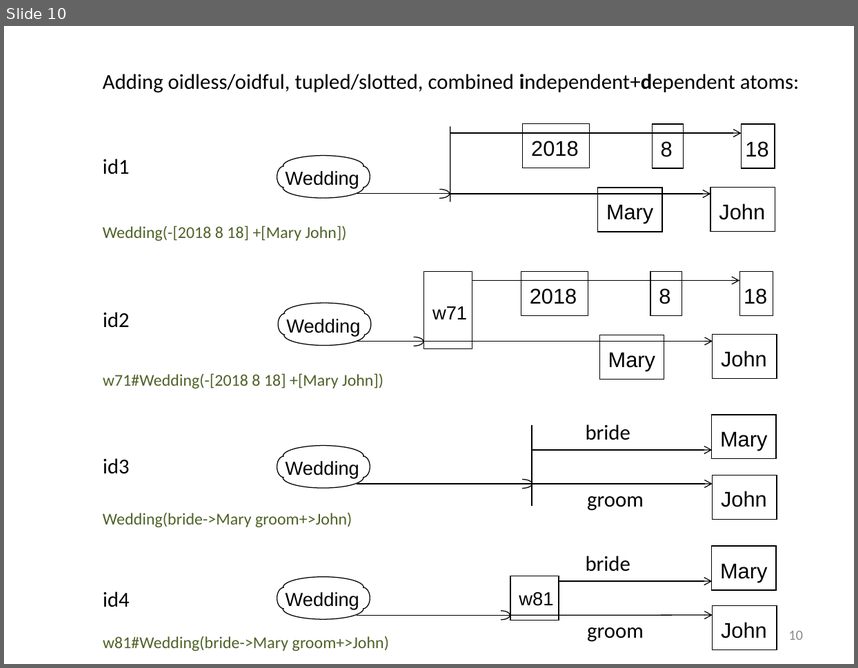
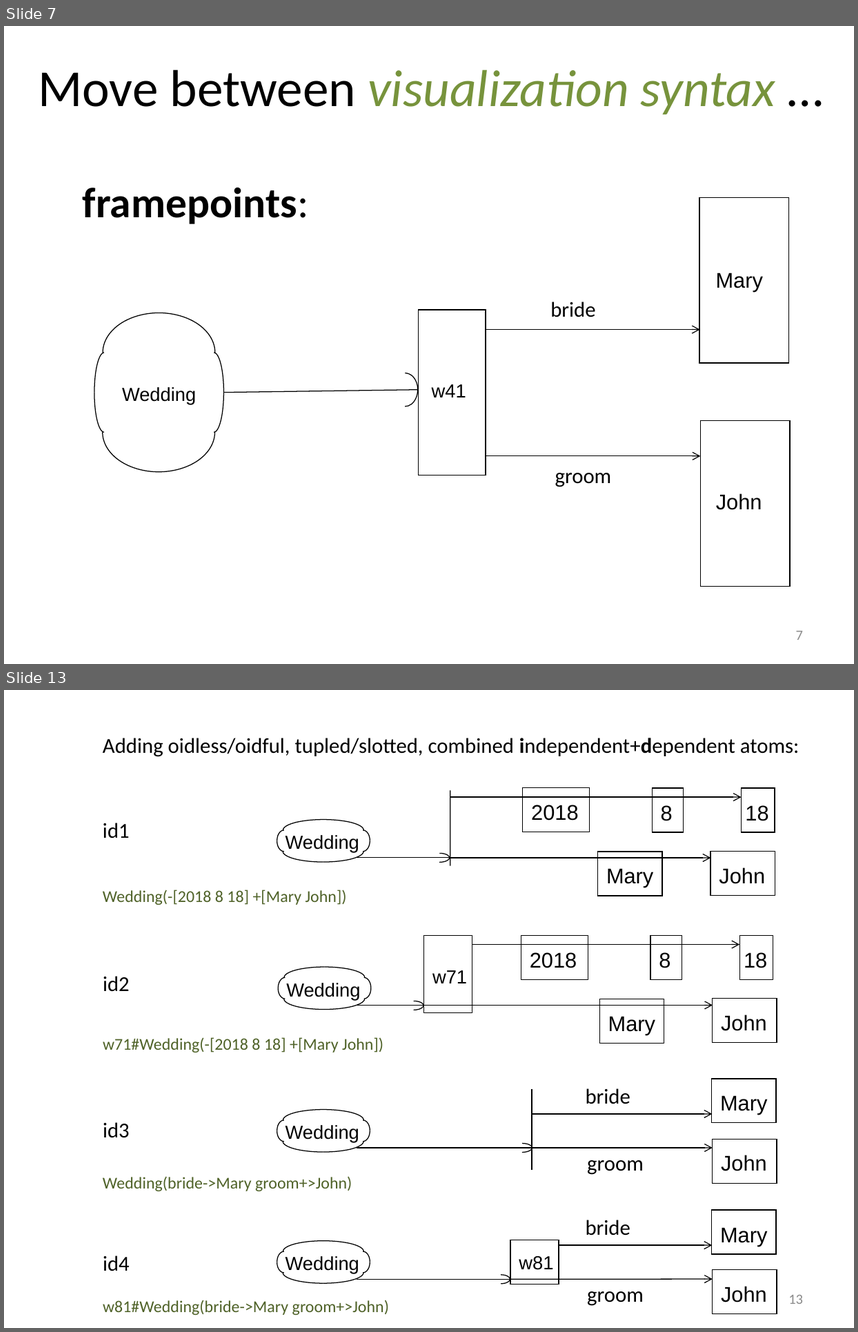
Before and after one commit to RuleML/ruleml-website, a slide deck: talks/PSOAMetamodelGrailogWedding.pptx. Shown one above the other, each under a label of ours: slide 10 before the commit, slides 7 and 13 after it; the slides between them are not shown. The pictures are 858x668 and 858x1332 pixels, drawn with LibreOffice and Linux fonts; fonts in the diff are those of the drawing. Boxes give left, top, right and bottom in pixels: in the first picture for what was removed or moved away, otherwise in the second. Text is boxed around its words. In the diff, an @@ line names an element or a change of style, - is before the commit and + after.

```diff
--- a/talks/PSOAMetamodelGrailogWedding.pptx
+++ b/talks/PSOAMetamodelGrailogWedding.pptx
@@ slide 7 added at bbox=[4, 26, 854, 664], background #FFFFFF @@
@@ text added at bbox=[38, 69, 775, 114], 44 pt, text #77933C, italic @@
+Move between visualization syntax …
@@ text added at bbox=[83, 187, 309, 224], 36 pt, text #000000, bold @@
+framepoints:
@@ rectangle added at bbox=[700, 198, 789, 363], outline #000000 0.75 pt @@
@@ text added at bbox=[716, 272, 763, 292], 18 pt, text #000000 @@
+Mary
@@ rectangle added at bbox=[419, 310, 486, 474], outline #000000 0.75 pt @@
@@ text added at bbox=[550, 301, 595, 317], 18 pt, text #000000 @@
+bride
@@ arrow added from (486, 330) to (700, 330), #000000 0.75 pt @@
@@ group added at bbox=[94, 312, 223, 472]: 8 arc (boxed as its full ellipse)s, 1 text @@
+Wedding
@@ arc (boxed as its full ellipse) added at bbox=[392, 373, 417, 406], outline #000000 0.75 pt @@
@@ arc (boxed as its full ellipse) added at bbox=[392, 373, 417, 406], outline #000000 0.75 pt @@
@@ line added from (224, 392) to (418, 390), #000000 0.75 pt @@
@@ text added at bbox=[432, 384, 466, 397], 16 pt, text #000000 @@
+w41
@@ rectangle added at bbox=[700, 421, 789, 586], outline #000000 0.75 pt @@
@@ arrow added from (486, 456) to (700, 456), #000000 0.75 pt @@
@@ text added at bbox=[555, 472, 612, 487], 18 pt, text #000000 @@
+groom
@@ text added at bbox=[716, 493, 762, 510], 18 pt, text #000000 @@
+John
@@ page number added at bbox=[796, 630, 803, 639], 12 pt, text #8C8C8C @@
+7
@@ what was slide 10 is now slide 13 @@
@@ page number at bbox=[789, 1294, 803, 1303]: text changed @@
-10
+13
```
Also in this commit, not shown: 10 slides changed, 2 other slides added, 1 other file.
